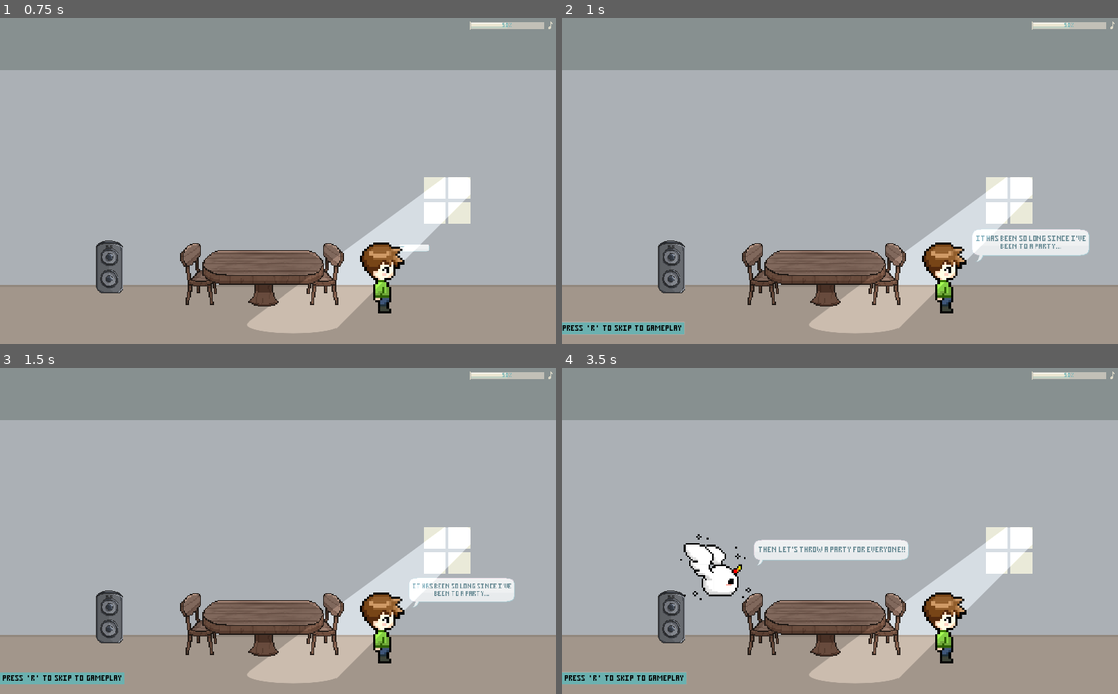
Above: before the commit, frames 1-4 (two rows, left to right).
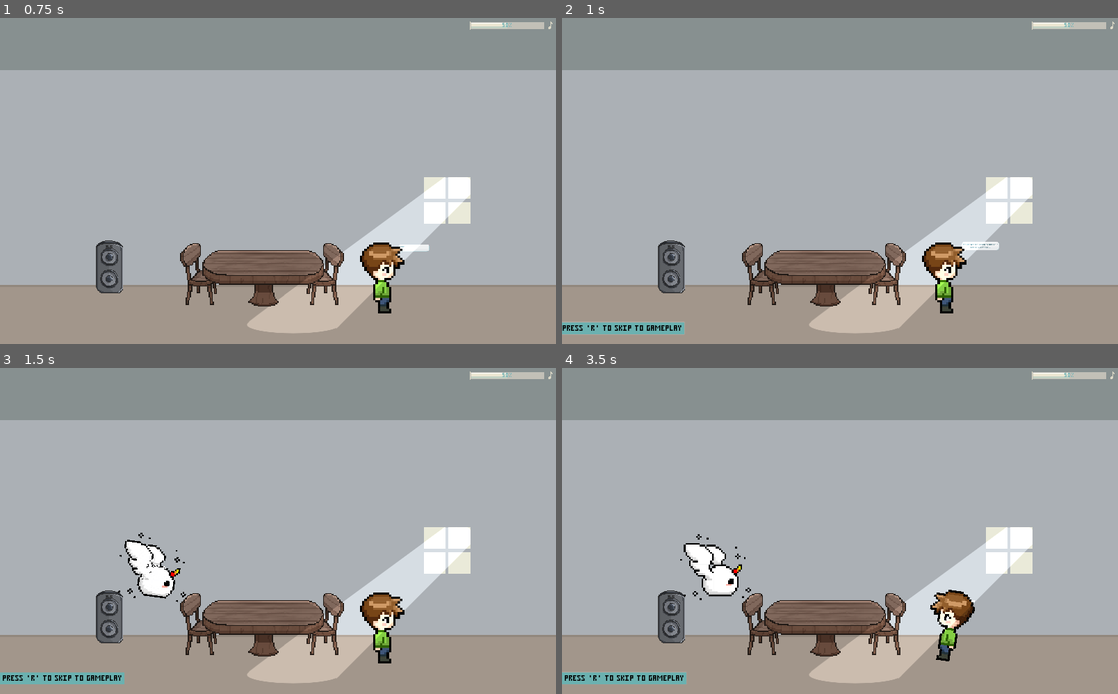
Above: after the commit, the same moments.

Repository: zeskysee/we-missed-party
Game: Godot game, scene res://ui/opening.tscn
Same seed, same stepped clock (60 frames per second), same inputs: the game is played once before the commit and once after it.
Inputs (mouse positions are in pixels of both pictures, inside the frame that each line leads up to):
- Up to frame 1 (0.75 s): tap Enter at 0.5 s; move the mouse to (400, 164) at 0.52 s; hold D (move_right) from 0.53 s (still down); hold Space (interact) from 0.53 s (still down)
- Up to frame 2 (1 s): keep holding D (move_right); keep holding Space (interact); tap W (jump) at 0.77 s; click (962, 164) at 0.8 s
- Up to frame 3 (1.5 s): keep holding D (move_right); tap W (jump) at 1.07 s; move the mouse to (166, 547) at 1.27 s; release Space (interact) at 1.28 s; click (166, 547) at 1.35 s
- Up to frame 4 (3.5 s): tap W (jump) at 1.52, 1.55, 1.82, 2.1, 3.02, 3.32 s; move the mouse to (895, 459) at 2.02 s; release D (move_right) at 2.03 s; hold A (move_left) 2.03-2.78 s; hold Space (interact) 2.03-2.78 s; click (895, 459) at 2.17 s; move the mouse to (812, 596) at 2.77 s; hold D (move_right) from 2.78 s (still down); tap Space (interact) at 2.85 s; click (812, 596) at 3.05 s

Frame 1 is identical in both runs. In frame 2, 1.5% of the frame differs, in the area x 71-95%, y 64-75%; in frame 3, 2.4%; in frame 4, 2.6%, in the area x 34-75%, y 52-91%.

Commit message:
Implement mouse controller to resolve #26

Diff:
--- a/actors/actor.gd
+++ b/actors/actor.gd
@@ -53,6 +53,12 @@
 
 func get_input_direction() -> Vector2:
 	return Vector2(
-			Input.get_action_strength("move_right") - Input.get_action_strength("move_left"),
-			 -1.0 if Input.is_action_just_pressed("jump") and is_on_floor() else 1.0
+			get_horizontal_direction(), -1.0 if Input.is_action_just_pressed(
+			"jump") and is_on_floor() else 1.0
 		)
+
+
+func get_horizontal_direction():
+	return clamp(MouseController.x_direction + \
+			Input.get_action_strength("move_right") - \
+			Input.get_action_strength("move_left"), -1, 1)
--- a/actors/player.gd
+++ b/actors/player.gd
@@ -43,13 +43,16 @@
 
 
 func _invite(can_interact: bool):
-	if can_interact and Input.is_action_pressed("interact"):
+	if can_interact and (Input.is_action_pressed("interact") \
+			or MouseController.is_interacting):
 		in_conversation = true
 		status = "interacting"
+		MouseController.ignore_direction = true
 		emit_signal("invite", npc_id_in_contact)
 
 func _enter_party_house():
-	if at_party_house_door and Input.is_action_pressed("interact"):
+	if at_party_house_door and (Input.is_action_pressed("interact") \
+			or MouseController.is_interacting):
 		at_party_house_door = false
 		emit_signal("enter_party_house")
 
@@ -60,6 +63,7 @@
 func available():
 	in_conversation = false
 	status = "idle"
+	MouseController.ignore_direction = false
 
 func _on_NPC_contact(npc_id):
 	in_contact = true
--- a/actors/player.tscn
+++ b/actors/player.tscn
@@ -8,14 +8,14 @@
 
 [sub_resource type="SpriteFrames" id=1]
 animations = [ {
+"frames": [ ExtResource( 3 ) ],
+"loop": false,
+"name": "stand",
+"speed": 5.0
+}, {
 "frames": [ ExtResource( 2 ), ExtResource( 1 ) ],
 "loop": true,
 "name": "walk",
-"speed": 5.0
-}, {
-"frames": [ ExtResource( 3 ) ],
-"loop": false,
-"name": "stand",
 "speed": 5.0
 } ]
 
--- a/ending.gd
+++ b/ending.gd
@@ -9,6 +9,7 @@
 
 
 func _ready():
+	MouseController.ignore_direction = true
 	Global.is_ending = true
 	$PartyProps/Banner/Label.text = Global.get_ending_text()
 	$MagicMonster.appear()
--- a/ending.tscn
+++ b/ending.tscn
@@ -16,6 +16,7 @@
 [ext_resource path="res://ending.gd" type="Script" id=14]
 [ext_resource path="res://magic_monster.tscn" type="PackedScene" id=15]
 [ext_resource path="res://ui/skip_instruction.tscn" type="PackedScene" id=16]
+[ext_resource path="res://ui/opening.tscn" type="PackedScene" id=17]
 
 [sub_resource type="StyleBoxFlat" id=19]
 content_margin_left = 5.0
@@ -102,6 +103,7 @@
 anchor_bottom = 1.0
 margin_top = -40.0
 margin_bottom = -40.0
+scene = ExtResource( 17 )
 
 [node name="Label" parent="SkipCanvas/SkipInstruction2" index="0"]
 custom_styles/normal = SubResource( 19 )
--- a/neighborhood.gd
+++ b/neighborhood.gd
@@ -28,8 +28,10 @@
 	# Initialize starting NPCs based on NPCData.
 	respawn()
 	respawn(false)
+	Global.reset()
 	Transition.wipe_out()
 	MusicPlayer.play_street_song()
+	MouseController.ignore_direction = false
 
 
 func _physics_process(_delta):
--- a/project.godot
+++ b/project.godot
@@ -36,6 +36,7 @@
 Transition="*res://ui/transition.tscn"
 MusicPlayer="*res://ui/music_player.tscn"
 Global="*res://global.gd"
+MouseController="*res://ui/mouse_controller.gd"
 
 [display]
 
@@ -87,12 +88,12 @@
 , Object(InputEventKey,"resource_local_to_scene":false,"resource_name":"","device":0,"alt":false,"shift":false,"control":false,"meta":false,"command":false,"pressed":false,"scancode":16777232,"physical_scancode":0,"unicode":0,"echo":false,"script":null)
 , Object(InputEventJoypadButton,"resource_local_to_scene":false,"resource_name":"","device":0,"button_index":0,"pressure":0.0,"pressed":false,"script":null)
 , Object(InputEventJoypadButton,"resource_local_to_scene":false,"resource_name":"","device":0,"button_index":12,"pressure":0.0,"pressed":false,"script":null)
+, Object(InputEventMouseButton,"resource_local_to_scene":false,"resource_name":"","device":0,"alt":false,"shift":false,"control":false,"meta":false,"command":false,"button_mask":0,"position":Vector2( 0, 0 ),"global_position":Vector2( 0, 0 ),"factor":1.0,"button_index":2,"pressed":false,"doubleclick":false,"script":null)
  ]
 }
 interact={
 "deadzone": 0.5,
 "events": [ Object(InputEventKey,"resource_local_to_scene":false,"resource_name":"","device":0,"alt":false,"shift":false,"control":false,"meta":false,"command":false,"pressed":false,"scancode":32,"physical_scancode":0,"unicode":0,"echo":false,"script":null)
-, Object(InputEventMouseButton,"resource_local_to_scene":false,"resource_name":"","device":-1,"alt":false,"shift":false,"control":false,"meta":false,"command":false,"button_mask":0,"position":Vector2( 0, 0 ),"global_position":Vector2( 0, 0 ),"factor":1.0,"button_index":1,"pressed":false,"doubleclick":false,"script":null)
 , Object(InputEventJoypadButton,"resource_local_to_scene":false,"resource_name":"","device":0,"button_index":1,"pressure":0.0,"pressed":false,"script":null)
 , Object(InputEventJoypadButton,"resource_local_to_scene":false,"resource_name":"","device":0,"button_index":2,"pressure":0.0,"pressed":false,"script":null)
  ]
@@ -102,6 +103,7 @@
 "events": [ Object(InputEventKey,"resource_local_to_scene":false,"resource_name":"","device":0,"alt":false,"shift":false,"control":false,"meta":false,"command":false,"pressed":false,"scancode":125,"physical_scancode":0,"unicode":0,"echo":false,"script":null)
 , Object(InputEventKey,"resource_local_to_scene":false,"resource_name":"","device":0,"alt":false,"shift":false,"control":false,"meta":false,"command":false,"pressed":false,"scancode":46,"physical_scancode":0,"unicode":0,"echo":false,"script":null)
 , Object(InputEventJoypadButton,"resource_local_to_scene":false,"resource_name":"","device":0,"button_index":5,"pressure":0.0,"pressed":false,"script":null)
+, Object(InputEventMouseButton,"resource_local_to_scene":false,"resource_name":"","device":0,"alt":false,"shift":false,"control":false,"meta":false,"command":false,"button_mask":0,"position":Vector2( 0, 0 ),"global_position":Vector2( 0, 0 ),"factor":1.0,"button_index":4,"pressed":false,"doubleclick":false,"script":null)
  ]
 }
 volume_down={
@@ -109,6 +111,7 @@
 "events": [ Object(InputEventKey,"resource_local_to_scene":false,"resource_name":"","device":0,"alt":false,"shift":false,"control":false,"meta":false,"command":false,"pressed":false,"scancode":123,"physical_scancode":0,"unicode":0,"echo":false,"script":null)
 , Object(InputEventKey,"resource_local_to_scene":false,"resource_name":"","device":0,"alt":false,"shift":false,"control":false,"meta":false,"command":false,"pressed":false,"scancode":44,"physical_scancode":0,"unicode":0,"echo":false,"script":null)
 , Object(InputEventJoypadButton,"resource_local_to_scene":false,"resource_name":"","device":0,"button_index":4,"pressure":0.0,"pressed":false,"script":null)
+, Object(InputEventMouseButton,"resource_local_to_scene":false,"resource_name":"","device":0,"alt":false,"shift":false,"control":false,"meta":false,"command":false,"button_mask":0,"position":Vector2( 0, 0 ),"global_position":Vector2( 0, 0 ),"factor":1.0,"button_index":5,"pressed":false,"doubleclick":false,"script":null)
  ]
 }
 skip_cutscene={
@@ -122,6 +125,11 @@
 joy_interact={
 "deadzone": 0.5,
 "events": [ Object(InputEventJoypadButton,"resource_local_to_scene":false,"resource_name":"","device":0,"button_index":0,"pressure":0.0,"pressed":false,"script":null)
+ ]
+}
+mouse_interact={
+"deadzone": 0.5,
+"events": [ Object(InputEventMouseButton,"resource_local_to_scene":false,"resource_name":"","device":0,"alt":false,"shift":false,"control":false,"meta":false,"command":false,"button_mask":0,"position":Vector2( 0, 0 ),"global_position":Vector2( 0, 0 ),"factor":1.0,"button_index":1,"pressed":false,"doubleclick":false,"script":null)
  ]
 }
 
--- /dev/null
+++ b/ui/mouse_controller.gd
@@ -0,0 +1,32 @@
+extends Node
+# A mouse controller to allow the game to be played with only left-clicks.
+
+
+# If true, is_interacting will be true on directional mouse clicks.
+var ignore_direction = true
+# If true, the mouse is in the middle of the screen and wants to interact.
+var is_interacting = false
+# The horizontal direction in which the mouse control wants to move towards.
+var x_direction = 0
+
+
+func _physics_process(_delta):
+	if Input.is_action_pressed("mouse_interact"):
+		var viewport = get_viewport()
+		var position = viewport.get_mouse_position()
+		if position.x < viewport.size.x * 0.25:
+			x_direction = -1
+			is_interacting = ignore_direction
+		elif position.x > viewport.size.x * 0.75:
+			x_direction = 1
+			is_interacting = ignore_direction
+		else:
+			x_direction = 0
+			is_interacting = true
+	else:
+		reset()
+
+
+func reset():
+	is_interacting = false
+	x_direction = 0
--- a/ui/opening.gd
+++ b/ui/opening.gd
@@ -10,6 +10,7 @@
 
 func _process(_delta):
 	if Input.is_action_just_pressed("interact") or \
-			(Input.is_action_just_pressed("joy_interact")):
+			Input.is_action_just_pressed("joy_interact") or \
+			MouseController.is_interacting:
 		if get_tree().change_scene("res://party_house.tscn") != OK:
 			push_error("Critical error! Failed to load starting scene.")
--- a/ui/skip_instruction.gd
+++ b/ui/skip_instruction.gd
@@ -29,7 +29,7 @@
 func _on_gui_input(event):
 	# event is always a InputMouseEvent. This is because the gui_input signal
 	# for Control nodes only capture mouse inputs.
-	if event.is_action_pressed("interact"):
+	if event is InputEventMouseButton and MouseController.is_interacting:
 		skip() # skip on left-click
 
 
@@ -58,5 +58,4 @@
 # Skips to scene.
 func skip():
 	if not Transition.is_transitioning:
-		Global.reset()
 		Transition.wipe_in(scene)
--- a/ui/speech.gd
+++ b/ui/speech.gd
@@ -50,7 +50,8 @@
 
 func _input(event):
 	if is_skippable and (event.is_action_pressed("interact") or \
-			event.is_action_pressed("joy_interact")):
+			event.is_action_pressed("joy_interact") or \
+			MouseController.is_interacting):
 		if is_playing:
 			time_elapsed = time_to_finish
 		elif label.percent_visible == 1 and not is_being_destroyed:
Not shown: 1 places in ending.tscn that only renumber resources
